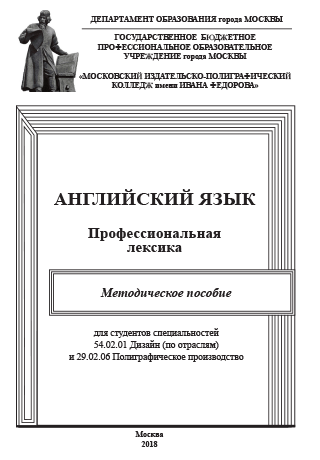
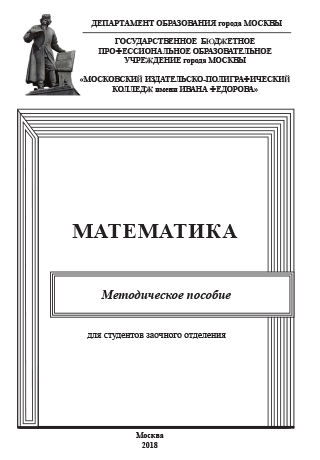
Layers edited between the first and the second 320 × 460 image:
painted on "обложка" over [16, 10, 296, 448]
